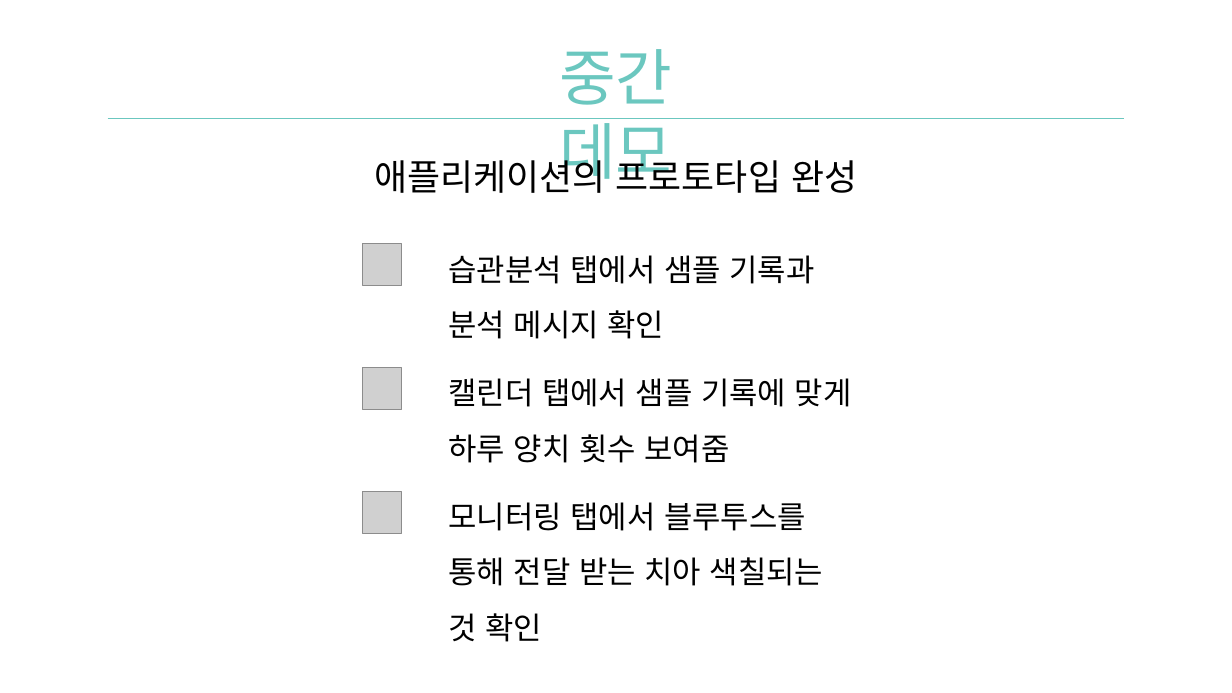
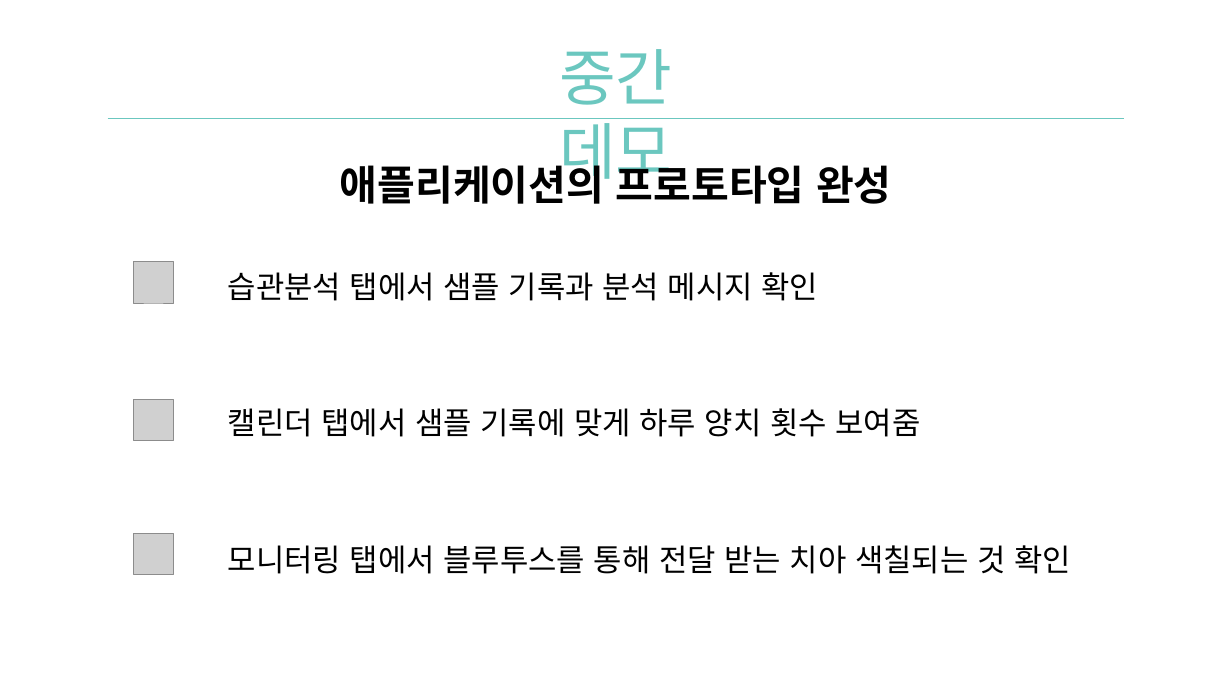
Before and after one commit to Team-Achi/Docs, a slide deck: slide 15 of PPT/캡스톤디자인_9주차_중간데모_발표자료_5조.pptx. Drawn at 1232x693 pixels with LibreOffice and Linux fonts; fonts in the diff are those of the drawing; grey boxes stand for pictures; background and template pictures are left out. Boxes give left, top, right and bottom in pixels: in the first picture for what was removed or moved away, otherwise in the second. Text is boxed around its words. In the diff, an @@ line names an element or a change of style, - is before the commit and + after.

Commit message:
9주차 ppt 수정

```diff
--- a/PPT/캡스톤디자인_9주차_중간데모_발표자료_5조.pptx
+++ b/PPT/캡스톤디자인_9주차_중간데모_발표자료_5조.pptx
@@ text "애플리케이션의 프로토타입 완성": place and size @@
-text "애플리케이션의 프로토타입 완성" at [375, 153, 857, 193]
+text "애플리케이션의 프로토타입 완성" at [340, 158, 892, 204]
@@ text "애플리케이션의 프로토타입 완성" at [340, 158, 892, 204]: size 28 to 32 pt, bold on @@
@@ picture: place and size @@
-picture at [362, 244, 402, 286]
+picture at [134, 262, 174, 303]
@@ text "습관분석 탭에서 샘플 기록과 분석 ..." rewrapped from [449, 255, 852, 642] to [228, 272, 1071, 574] @@
@@ picture: place and size @@
-picture at [362, 368, 402, 409]
+picture at [134, 400, 174, 442]
@@ picture: place and size @@
-picture at [362, 492, 402, 533]
+picture at [134, 533, 174, 575]
```
